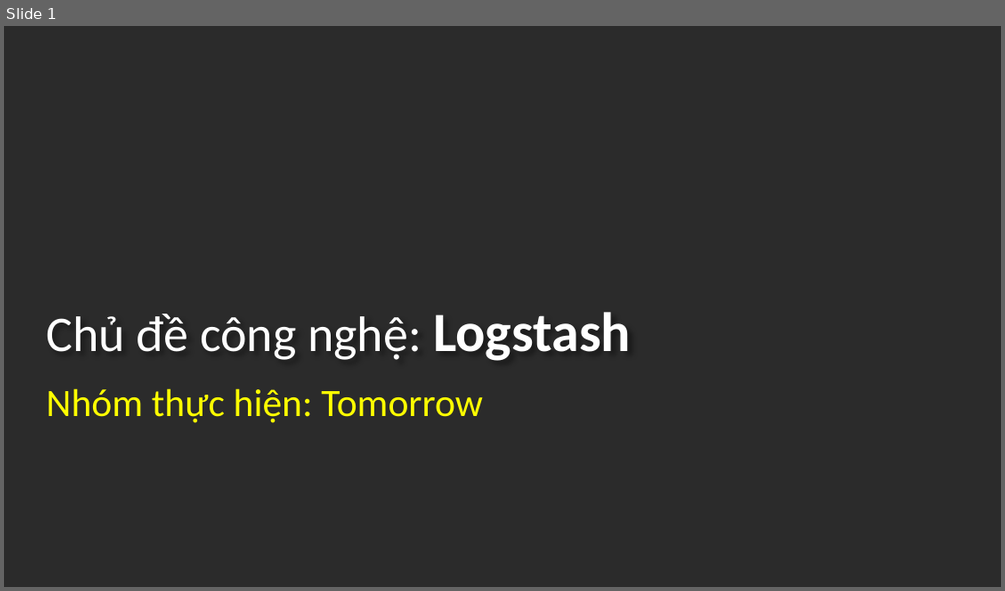
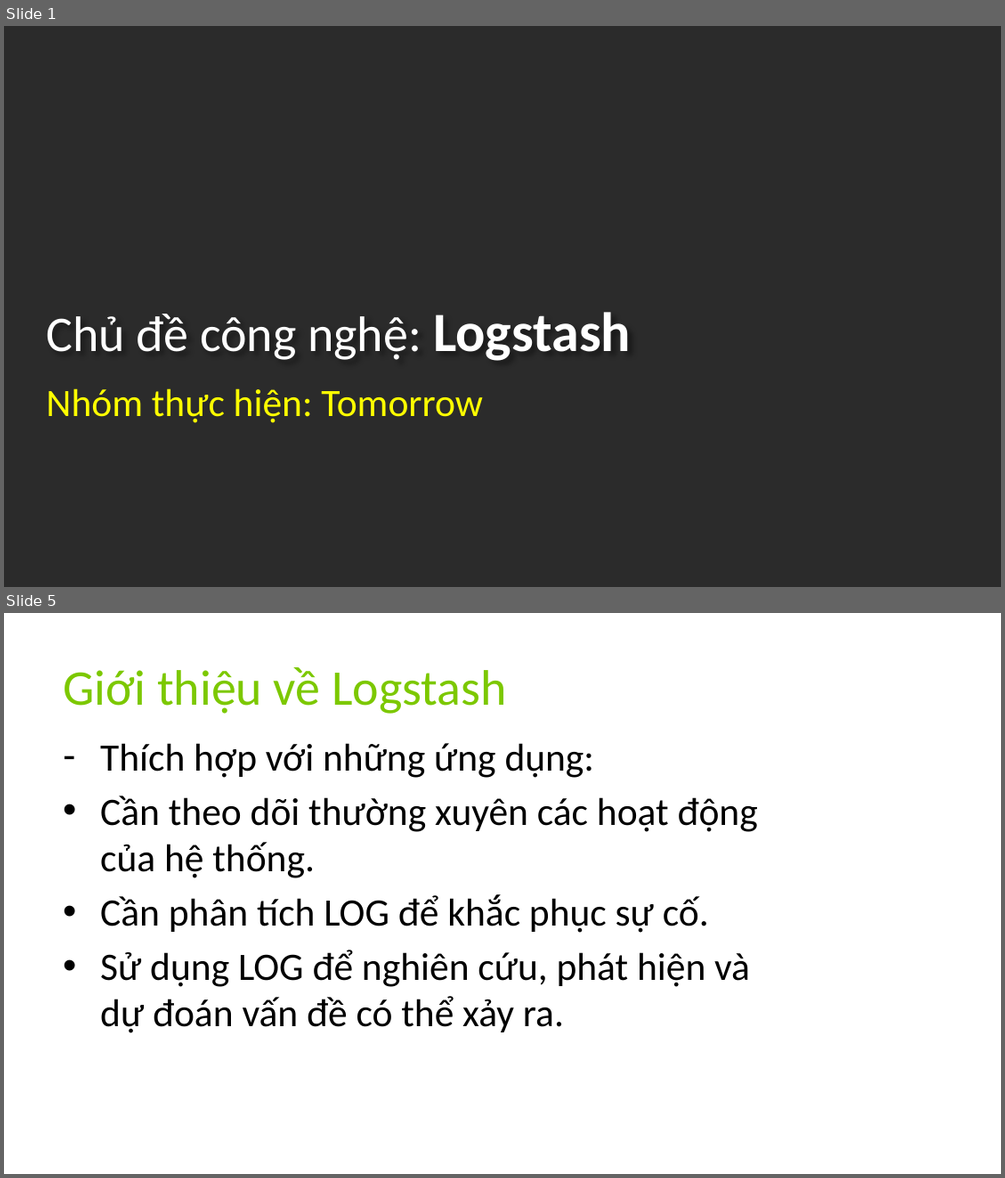
Before and after one commit to 1412574/Tomorrow_QuanLyXeKhach, a slide deck: LogStash/Slide_Logstash.pptx. Shown one above the other, each under a label of ours: slide 1 before the commit, slides 1 and 5 after it; the slides between them are not shown. The pictures are 1005x591 and 1005x1178 pixels, drawn with LibreOffice and Linux fonts; fonts in the diff are those of the drawing; background and template pictures are left out; a plain dark background stands for a picture behind light text. Boxes give left, top, right and bottom in pixels: in the first picture for what was removed or moved away, otherwise in the second. Text is boxed around its words. In the diff, an @@ line names an element or a change of style, - is before the commit and + after.

Commit message:
edit slide logstash

```diff
--- a/LogStash/Slide_Logstash.pptx
+++ b/LogStash/Slide_Logstash.pptx
@@ slide 5 added at [4, 613, 1001, 1174], background picture (left out) @@
@@ title added at [63, 667, 507, 714], 36 pt, text #7CC800 @@
+Giới thiệu về Logstash
@@ text added at [100, 743, 758, 1033], 28 pt, text #000000 @@
+– Thích hợp với những ứng dụng:
+• Cần theo dõi thường xuyên các hoạt động của hệ thống.
+• Cần phân tích LOG để khắc phục sự cố.
+• Sử dụng LOG để nghiên cứu, phát hiện và dự đoán vấn đề có thể xảy ra.
```
Also in this commit, not shown: 2 slides changed, 11 other slides added, 6 slides removed.
